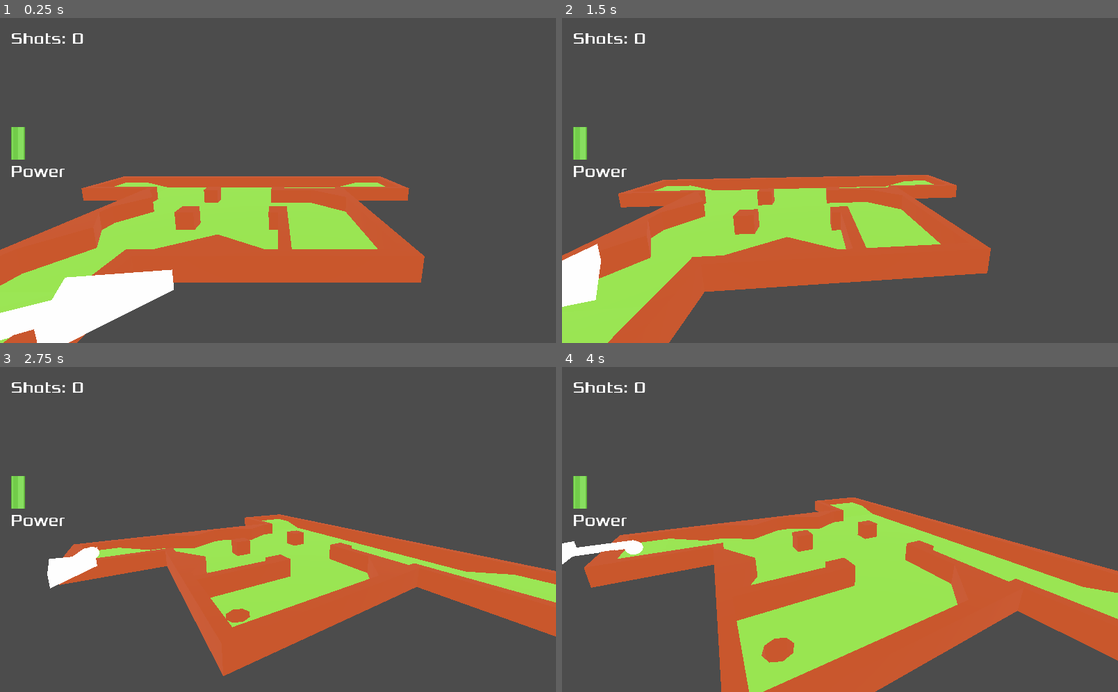
Above: before the commit, frames 1-4 (two rows, left to right).
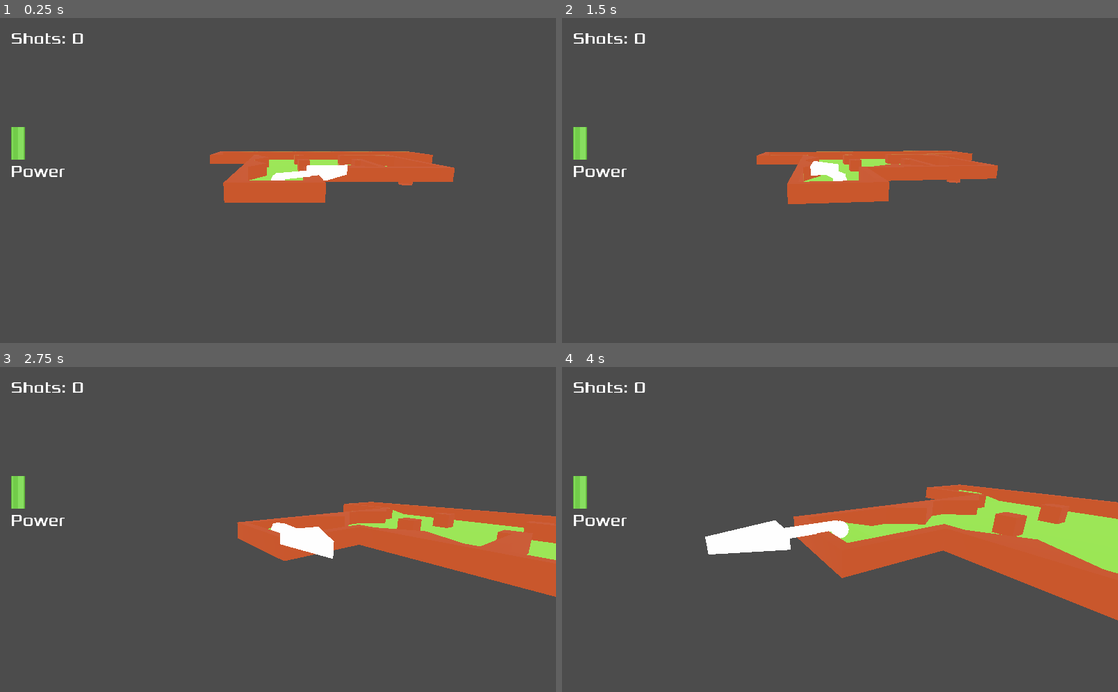
Above: after the commit, the same moments.

Repository: hiperlogic/3D_Minigolf
Game: Godot game, scene res://Main.tscn
Same seed, same stepped clock (60 frames per second), same inputs: the game is played once before the commit and once after it. The project has no main scene, so this scene is started directly.
Inputs (mouse positions are in pixels of both pictures, inside the frame that each line leads up to):
- Up to frame 1 (0.25 s): no input
- Up to frame 2 (1.5 s): move the mouse to (962, 164) at 0.52 s; hold S (cam_down) 0.53-1.28 s; tap Enter at 1.25 s; move the mouse to (728, 196) at 1.27 s; tap A (cam_left) at 1.35 s
- Up to frame 3 (2.75 s): tap Space at 2 s; move the mouse to (333, 458) at 2.02 s; hold D (cam_right) from 2.03 s (still down)
- Up to frame 4 (4 s): move the mouse to (812, 594) at 2.77 s; release D (cam_right) at 2.78 s; tap W (cam_up) at 2.85 s; tap Enter at 3.5 s; move the mouse to (1006, 578) at 3.52 s; hold Mouse wheel up (cam_zoom_in) from 3.53 s (still down)

The runs differ from the first frame. In frame 1, 27% of the frame differs, in the area x 0-82%, y 41-100%; in frame 2, 27%; in frame 3, 23%; in frame 4, 36%, in the area x 0-100%, y 36-100%.

Commit message:
Camera now follows the ball!

Diff:
--- a/Main.gd
+++ b/Main.gd
@@ -59,6 +59,7 @@
 
 # Called every frame. 'delta' is the elapsed time since the previous frame.
 func _process(delta):
+	$GimbalOut.transform.origin = $Ball.transform.origin
 	match state:
 		#SET_ANGLE:
 		#	animate_angle(delta)
